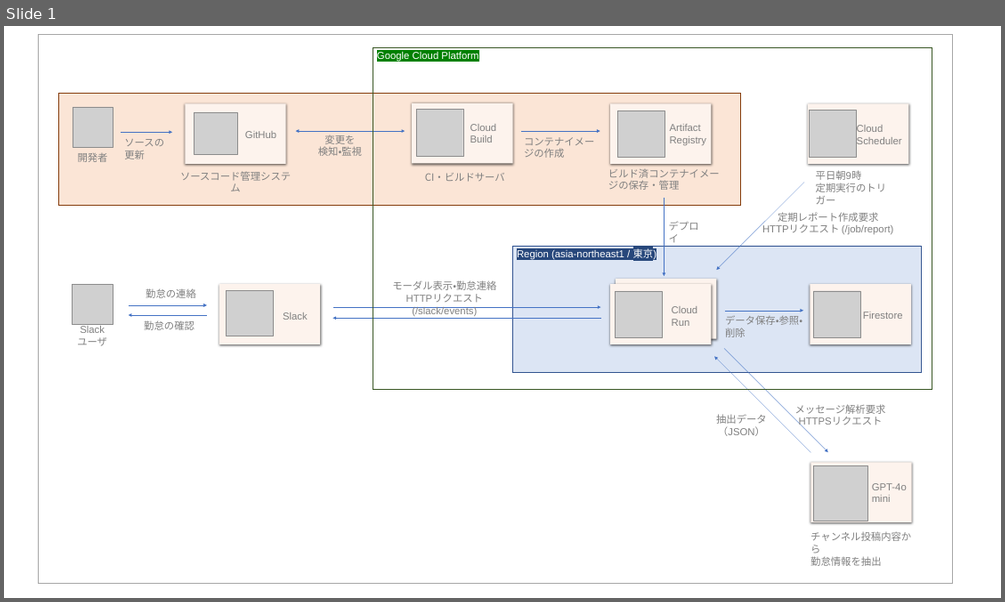
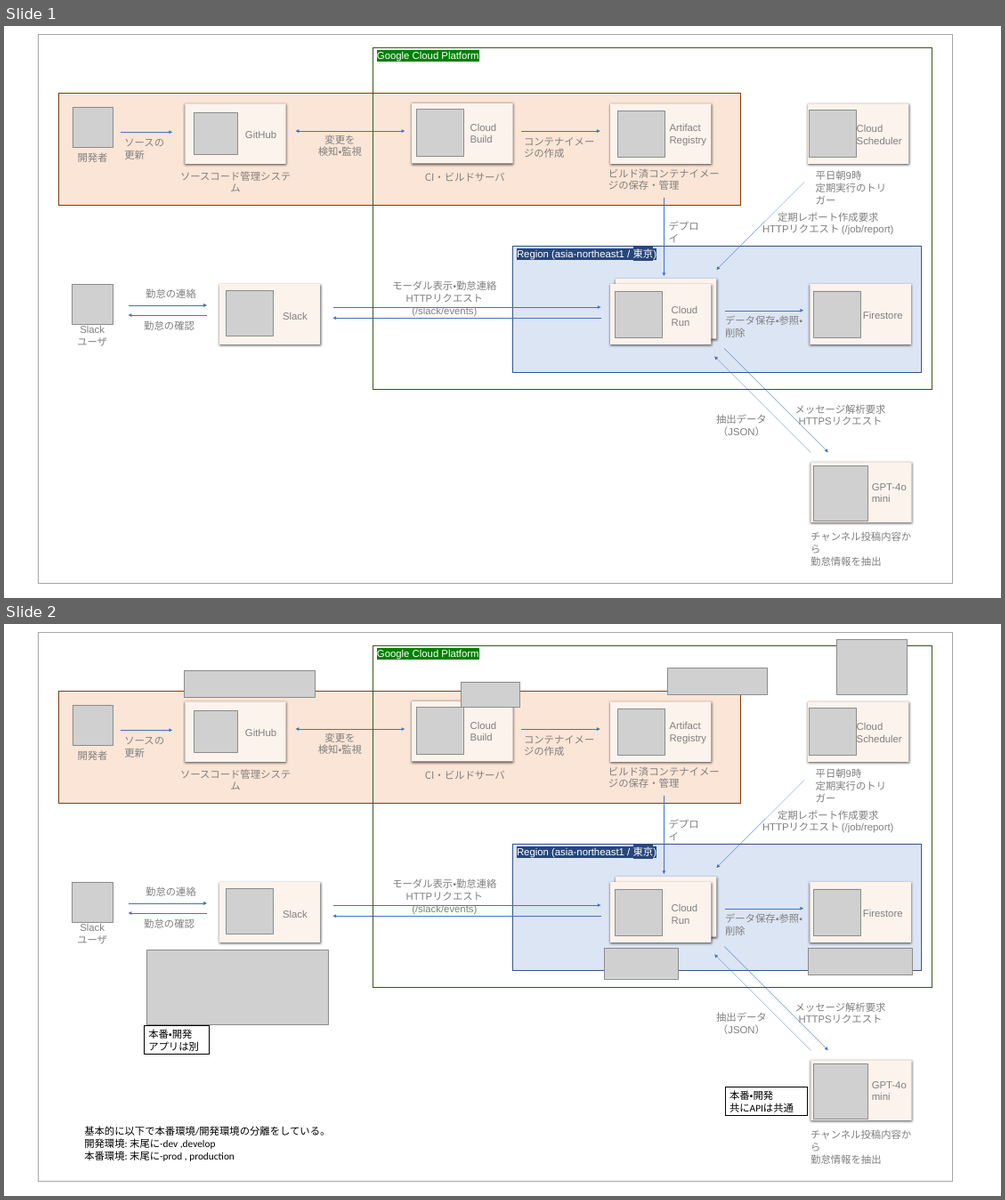
Before and after one commit to ashimizu-dsr/slack-bot, a slide deck: docs/システム構成図_GCP.pptx. Shown one above the other, each under a label of ours: slide 1 before the commit, slides 1 and 2 after it. The pictures are 1005x602 and 1005x1200 pixels, drawn with LibreOffice and Linux fonts; fonts in the diff are those of the drawing; grey boxes stand for pictures. Boxes give left, top, right and bottom in pixels: in the first picture for what was removed or moved away, otherwise in the second. Text is boxed around its words. In the diff, an @@ line names an element or a change of style, - is before the commit and + after.

Commit message:
本番環境/開発環境の記載

```diff
--- a/docs/システム構成図_GCP.pptx
+++ b/docs/システム構成図_GCP.pptx
@@ slide 2 added at box(4, 624, 1001, 1196), background #FFFFFF @@
@@ picture added at box(835, 640, 906, 694) @@
@@ picture added at box(184, 670, 315, 698) @@
@@ picture added at box(667, 668, 767, 694) @@
@@ picture added at box(461, 682, 520, 707) @@
@@ group added at box(38, 633, 952, 1181): 26 texts, 13 rectangles, 11 arrows, 10 pictures, 1 double arrow @@
+Slack
+Region (asia-northeast1 / 東京)
+Cloud
+Build
+Artifact Registry
+ビルド済コンテナイメージの保存・管理
+デプロイ
+Cloud
+Run
+GitHub
+変更を
+検知・監視
+ソースの更新
+Cloud
+Scheduler
+定期レポート作成要求
+HTTPリクエスト (/job/report)
+平日朝9時
+定期実行のトリガー
+Firestore
+開発者
+コンテナイメージの作成
+データ保存・参照・削除
+ソースコード管理システム
+CI・ビルドサーバ
+GPT-4o mini
+メッセージ解析要求
+HTTPSリクエスト
+抽出データ（JSON）
+チャンネル投稿内容から
+勤怠情報を抽出
+モーダル表示・勤怠連絡
+HTTPリクエスト (/slack/events)
+Google Cloud Platform
+Slackユーザ
+勤怠の確認
+勤怠の連絡
@@ picture added at box(146, 951, 328, 1024) @@
@@ picture added at box(604, 949, 678, 979) @@
@@ picture added at box(809, 948, 912, 975) @@
@@ rectangle added at box(145, 1026, 209, 1055), outline #000000 0.75 pt, 18 pt, text #000000 @@
+本番・開発
+アプリは別
@@ rectangle added at box(726, 1088, 808, 1116), outline #000000 0.75 pt, 18 pt, text #000000 @@
+本番・開発
+共にAPIは共通
@@ text added at box(84, 1126, 330, 1162), 18 pt, text #000000 @@
+基本的に以下で本番環境/開発環境の分離をしている。
+開発環境: 末尾に-dev ,develop
+本番環境: 末尾に-prod , production
```
Also in this commit, not shown: 1 other slide added.
